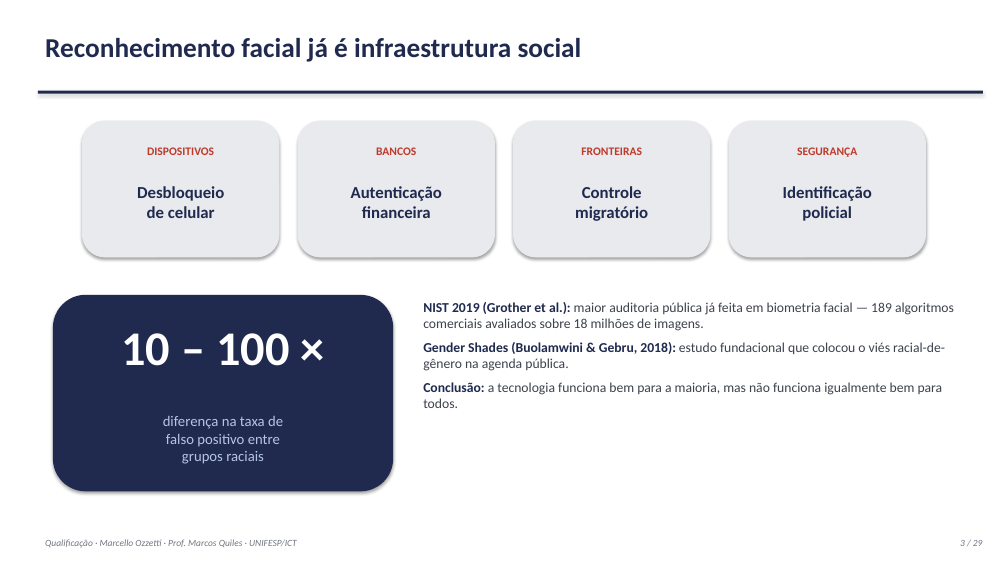
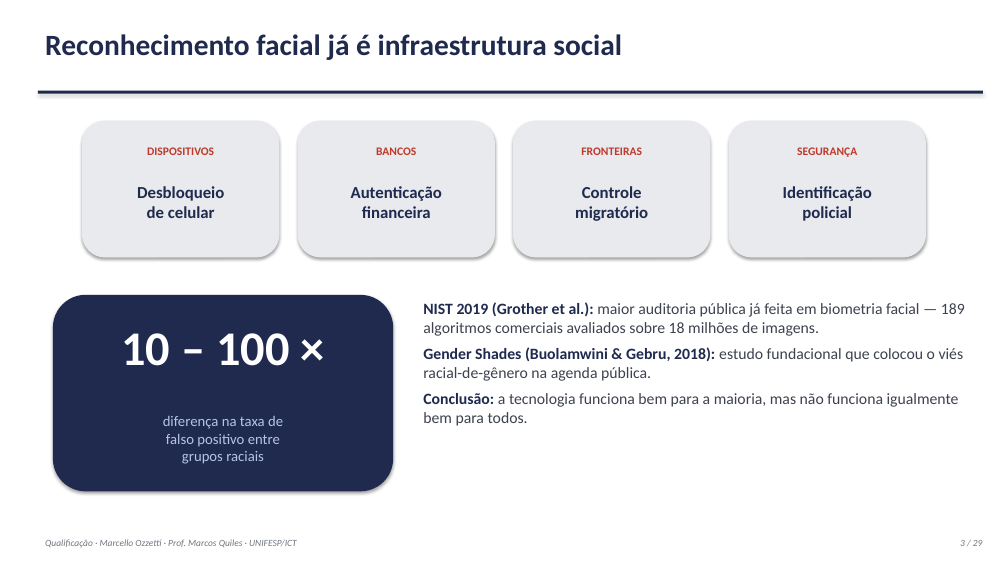
Before and after one commit to marcellozzetti/Facial-Recognition-Models-Mitigating-Bias, a slide deck: slide 3 of docs/ativo/material_qualificacao_2026-09-30.pptx. Drawn at 1008x567 pixels with LibreOffice and Linux fonts; fonts in the diff are those of the drawing. Boxes give left, top, right and bottom in pixels: in the first picture for what was removed or moved away, otherwise in the second. Text is boxed around its words. In the diff, an @@ line names an element or a change of style, - is before the commit and + after.

```diff
--- a/docs/ativo/material_qualificacao_2026-09-30.pptx
+++ b/docs/ativo/material_qualificacao_2026-09-30.pptx
@@ text "Reconhecimento facial já é infraestrutura ..." at (45,34,622,60): size 26 to 28 pt @@
@@ text "NIST 2019 (Grother et al.): ..." at (423,302,965,426): size 13 to 15 pt @@
```
Also in this commit, not shown: 27 other slides changed, 4 other files.
